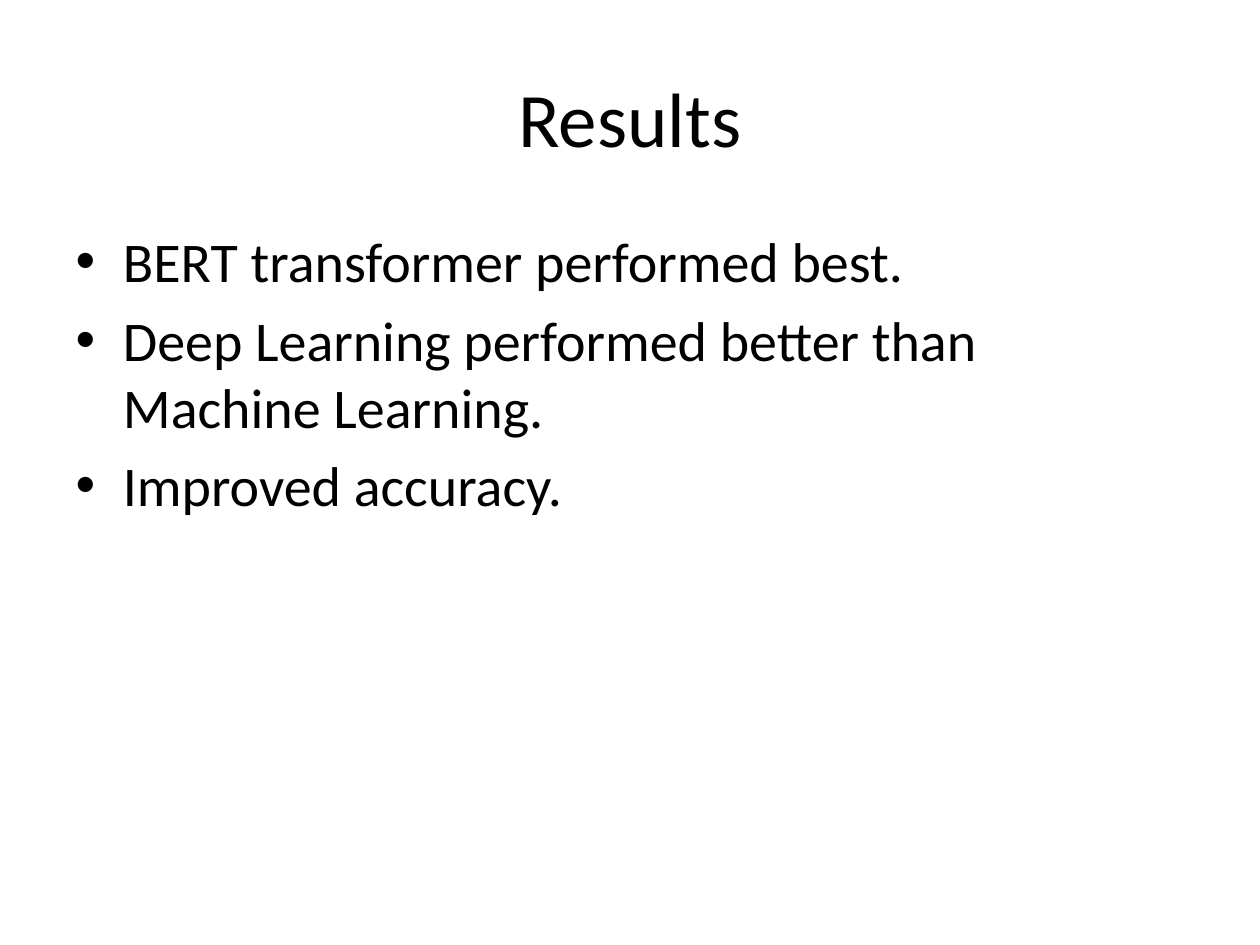
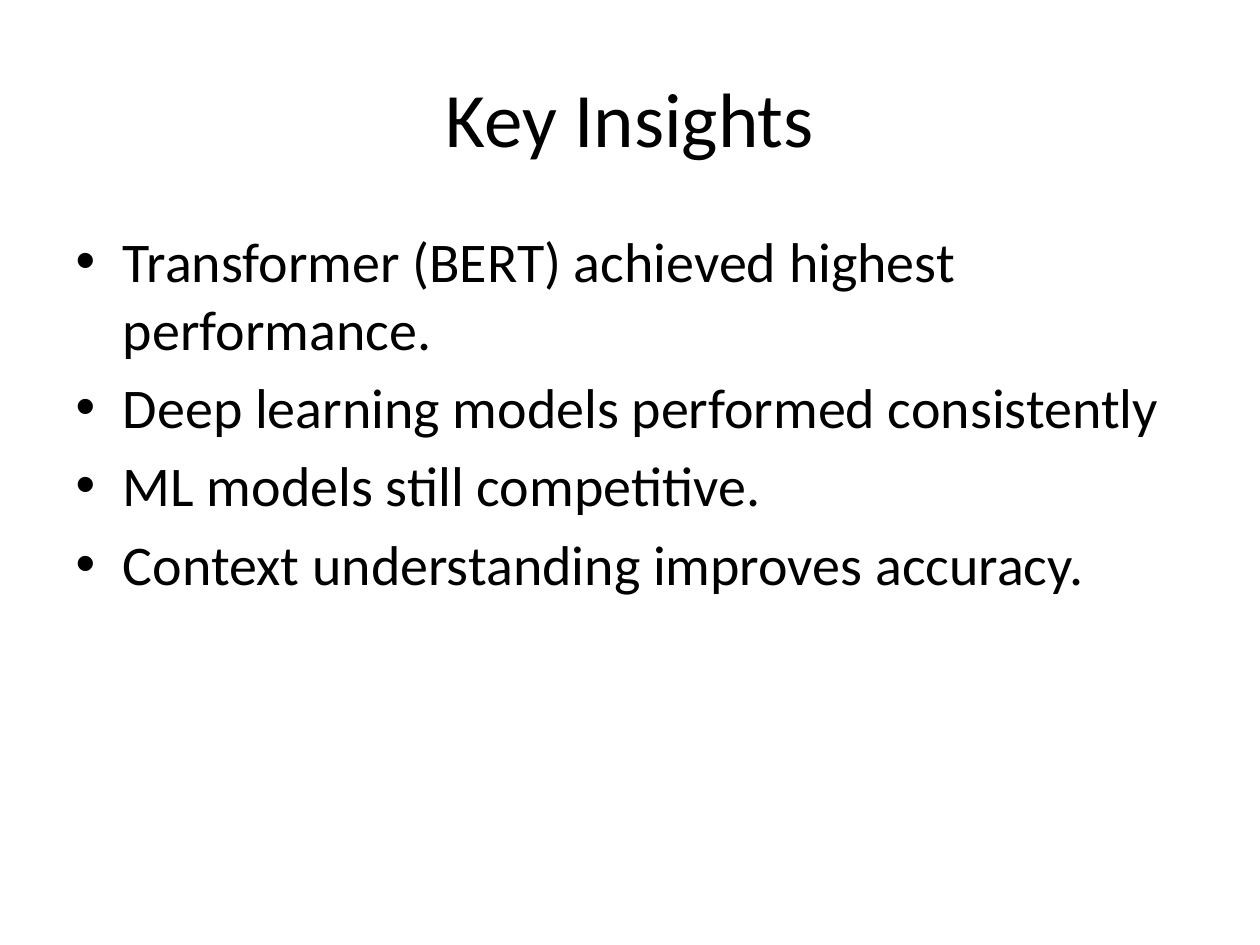
Before and after one commit to Keerthick2309/Suicidal-Detection-AI, a slide deck: slide 10 of Suicide_AI_Project_Presentation.pptx (slide 9 before the commit). Drawn at 1260x945 pixels with LibreOffice and Linux fonts; fonts in the diff are those of the drawing. Boxes give left, top, right and bottom in pixels: in the first picture for what was removed or moved away, otherwise in the second. Text is boxed around its words. In the diff, an @@ line names an element or a change of style, - is before the commit and + after.

Commit message:
changes

```diff
--- a/Suicide_AI_Project_Presentation.pptx
+++ b/Suicide_AI_Project_Presentation.pptx
@@ title at bbox=[446, 93, 813, 161]: text changed @@
-Results
+Key Insights
@@ text at bbox=[123, 241, 1158, 595]: text changed @@
-• BERT transformer performed best.
-• Deep Learning performed better than Machine Learning.
-• Improved accuracy.
+• Transformer (BERT) achieved highest performance.
+• Deep learning models performed consistently
+• ML models still competitive.
+• Context understanding improves accuracy.
```
Also in this commit, not shown: 9 other slides changed, 2 slides added, 1 slide removed.
